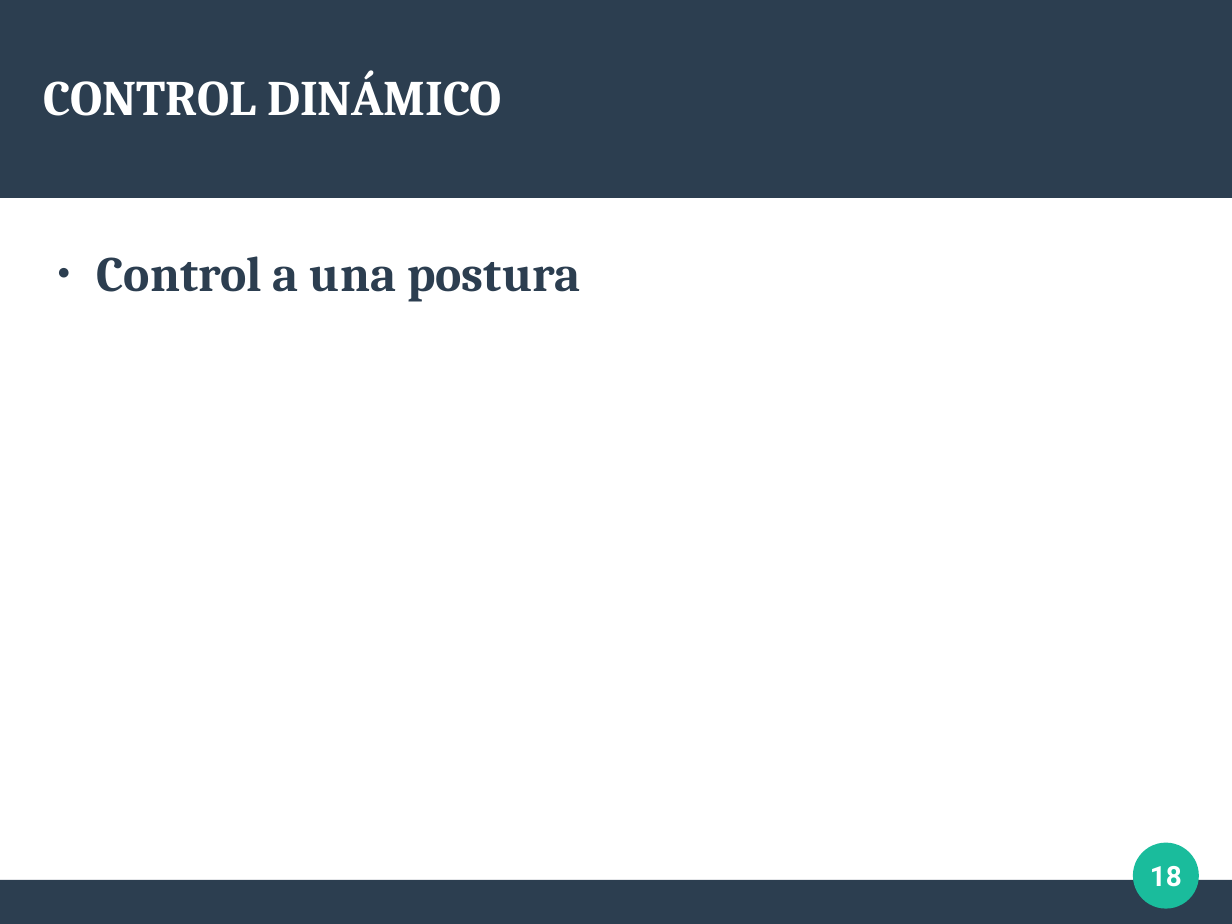
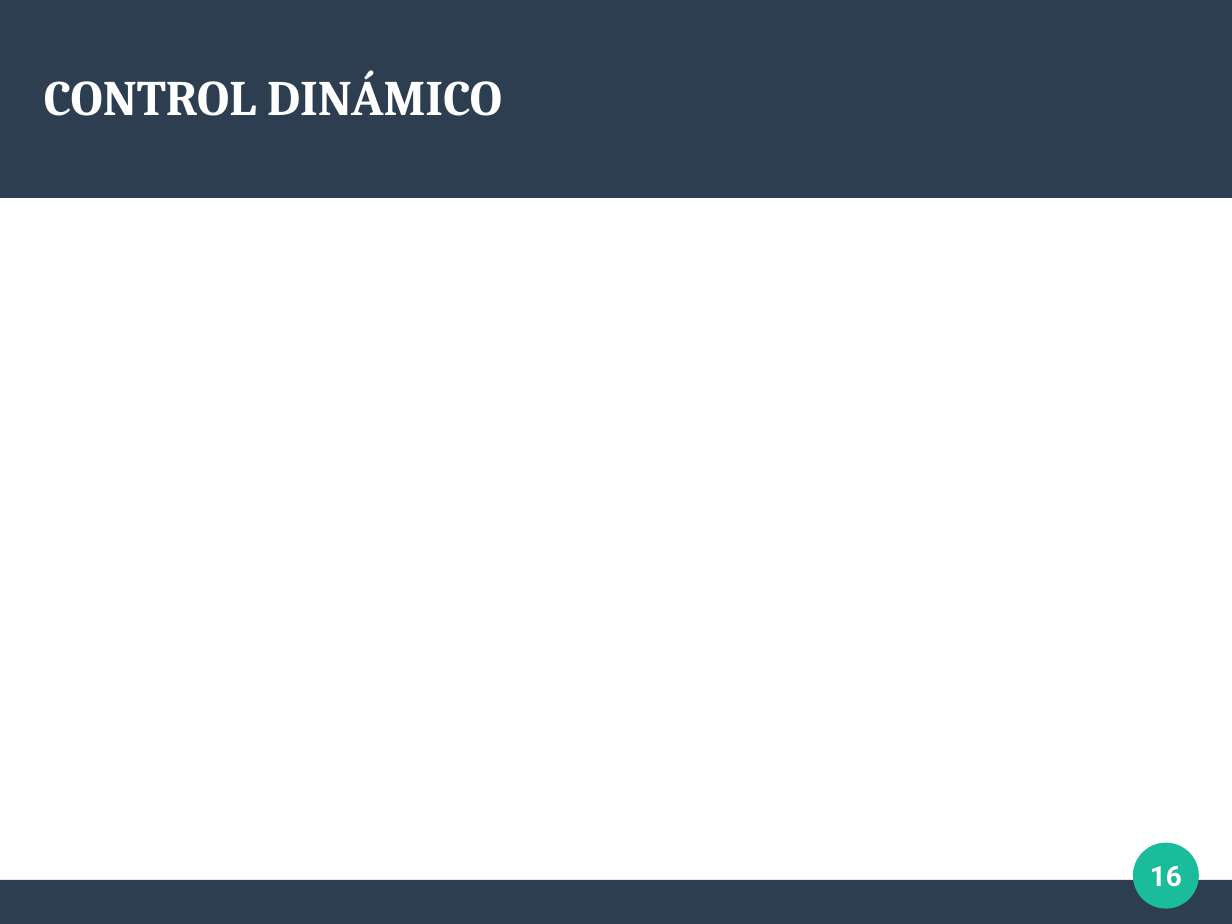
Before and after one commit to Arrivederccimamasita/Synchro_Drive_CyPR, a slide deck: slide 16 of Presentacion_defensa/defensa.odp (slide 18 before the commit). Drawn at 1232x924 pixels with LibreOffice and Linux fonts; fonts in the diff are those of the drawing. Boxes give left, top, right and bottom in pixels: in the first picture for what was removed or moved away, otherwise in the second. Text is boxed around its words. In the diff, an @@ line names an element or a change of style, - is before the commit and + after.

```diff
--- a/Presentacion_defensa/defensa.odp
+++ b/Presentacion_defensa/defensa.odp
@@ text removed at <box>97,256,580,302</box> @@
-● Control a una postura
@@ page number at <box>1150,866,1182,887</box>: text changed @@
-18
+16
```
Also in this commit, not shown: 8 other slides changed, 2 slides added, 1 other file.
